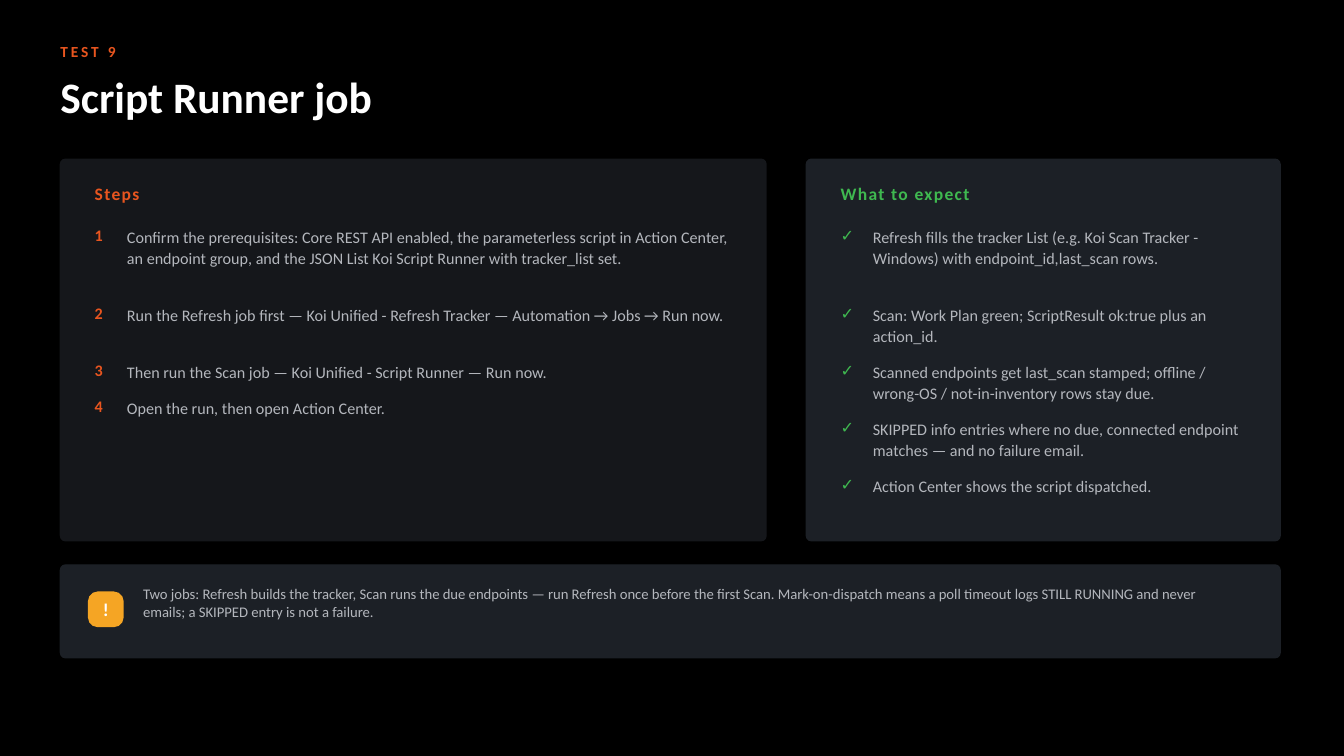
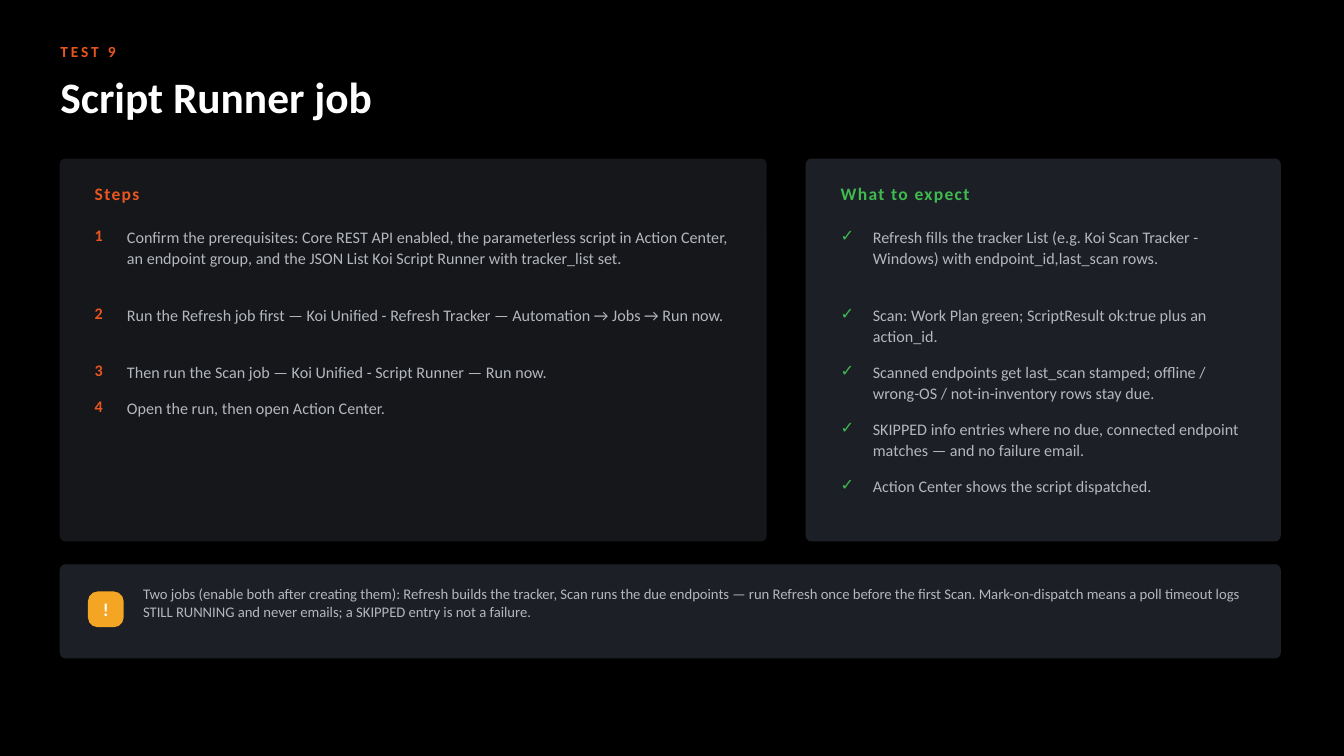
Before and after one commit to ayman-m/koi-xsiam-pack, a slide deck: slide 18 of docs/KOI_Content_Pack_Test_Guide.pptx. Drawn at 1344x756 pixels with LibreOffice and Linux fonts; fonts in the diff are those of the drawing. Boxes give left, top, right and bottom in pixels: in the first picture for what was removed or moved away, otherwise in the second. Text is boxed around its words. In the diff, an @@ line names an element or a change of style, - is before the commit and + after.

```diff
--- a/docs/KOI_Content_Pack_Test_Guide.pptx
+++ b/docs/KOI_Content_Pack_Test_Guide.pptx
@@ text at (143,588,1240,620): text changed @@
-Two jobs: Refresh builds the tracker, Scan runs the due endpoints — run Refresh once before the first Scan. Mark-on-dispatch means a poll timeout logs STILL RUNNING and never emails; a SKIPPED entry is not a failure.
+Two jobs (enable both after creating them): Refresh builds the tracker, Scan runs the due endpoints — run Refresh once before the first Scan. Mark-on-dispatch means a poll timeout logs STILL RUNNING and never emails; a SKIPPED entry is not a failure.
```
Also in this commit, not shown: 1 other slide changed, 7 other files.
